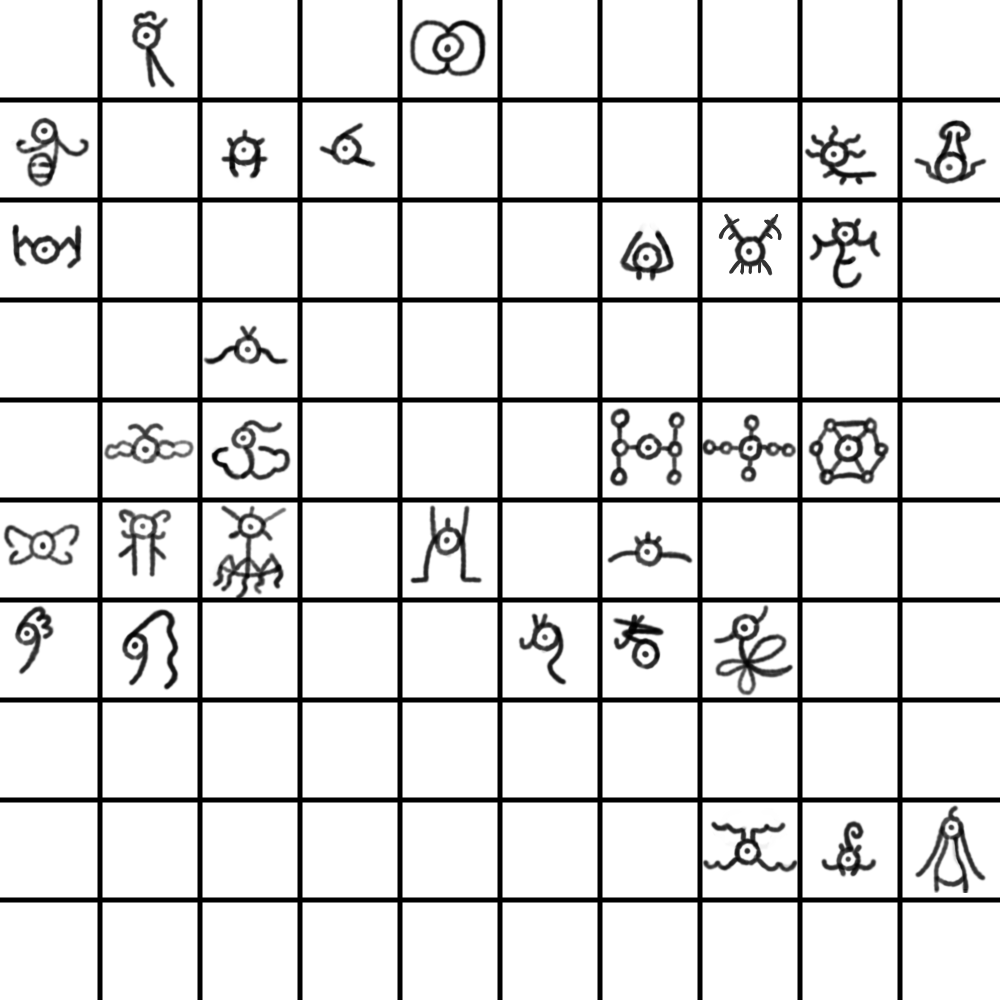
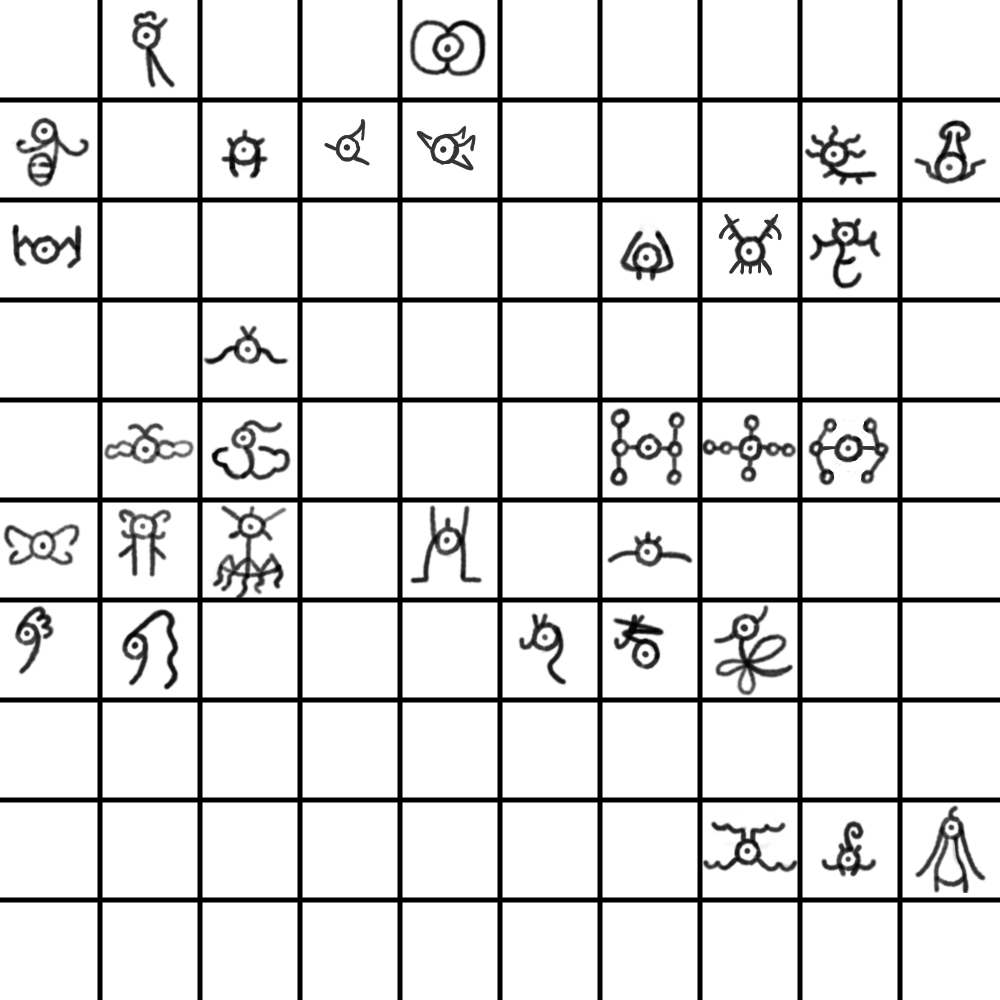
Layer changes from the first 1000px x 1000px image to the second:
painted on "Paint Layer 1" over [318, 119, 879, 483]
